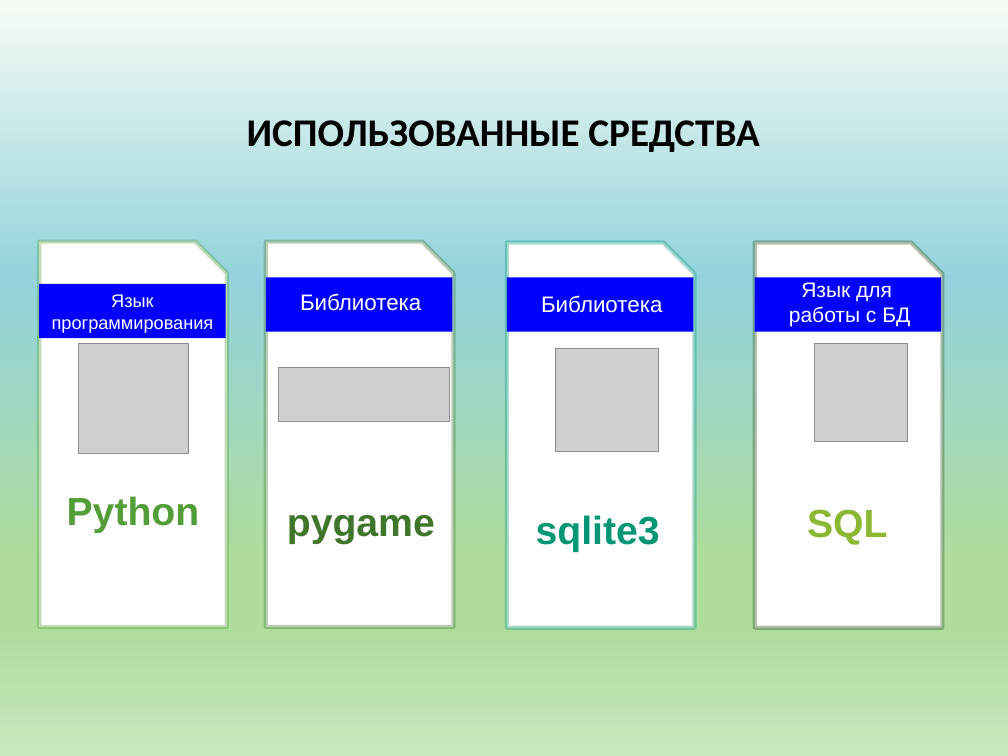
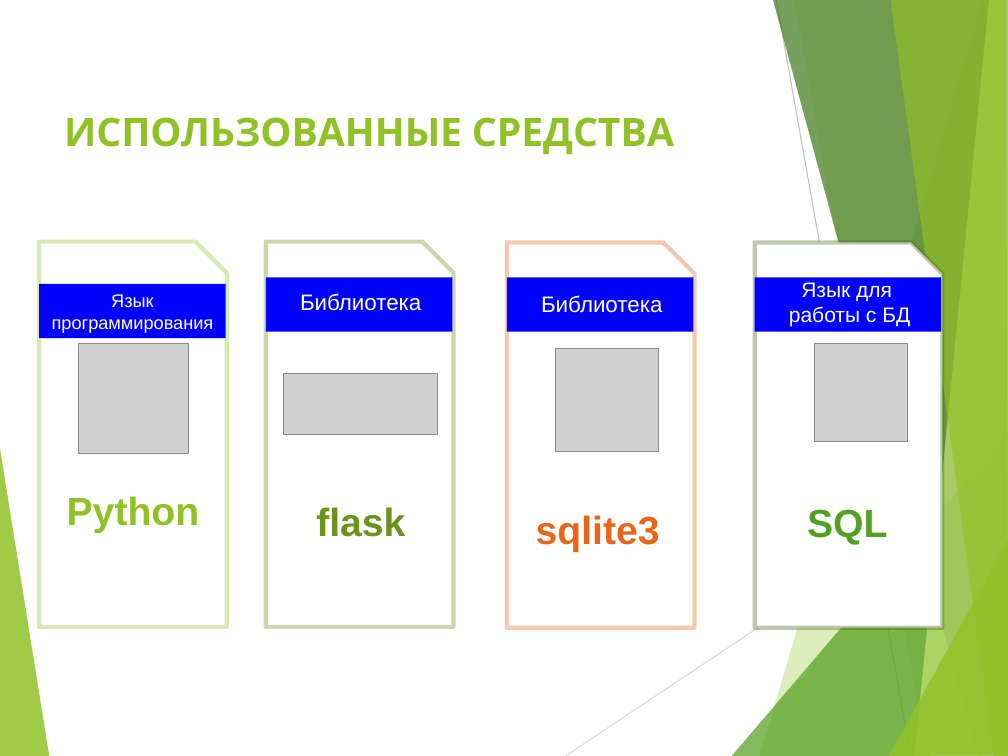
Before and after one commit to kolomigor/Labyrinth, a slide deck: slide 5 of Prezentatsia_V.pptx. Drawn at 1008x756 pixels with LibreOffice and Linux fonts; fonts in the diff are those of the drawing; grey boxes stand for pictures. Boxes give left, top, right and bottom in pixels: in the first picture for what was removed or moved away, otherwise in the second. Text is boxed around its words. In the diff, an @@ line names an element or a change of style, - is before the commit and + after.

```diff
--- a/Prezentatsia_V.pptx
+++ b/Prezentatsia_V.pptx
@@ background gradient #F6FBF4 to #92D3DC to #AEDC9D to #C9E8BE to #FFFFFF @@
@@ title "ИСПОЛЬЗОВАННЫЕ СРЕДСТВА" at box(64, 117, 674, 154): font Calibri to Karla, text colour #000000 to #90C226; alignment centre to left @@
@@ snip rect at box(39, 242, 227, 627): outline #549E39 3 pt to #90C226 3 pt @@
@@ snip rect at box(266, 242, 454, 627): outline #3F762B 3 pt to #6C921D 3 pt @@
@@ snip rect at box(507, 243, 695, 628): outline #029676 3 pt to #E76618 3 pt @@
@@ snip rect at box(755, 243, 942, 628): outline #2A4F1C 3 pt to #486113 3 pt @@
@@ picture: place and size @@
-picture at box(279, 367, 451, 421)
+picture at box(284, 374, 438, 434)
@@ text "Python" at box(67, 496, 200, 533): text colour #549E39 to #90C226 @@
@@ text at box(316, 507, 405, 537): text changed; text colour #3F762B to #6C921D @@
-pygame
+flask
@@ text "sqlite3" at box(536, 515, 660, 552): text colour #029676 to #E76618 @@
@@ text "SQL" at box(807, 509, 887, 545): text colour #8AB833 to #54A021 @@
@@ group added at box(0, 0, 1008, 756): 8 freeform shapes, 2 lines @@
```
Also in this commit, not shown: 6 other slides changed, 3 slides added, 5 slides removed.
